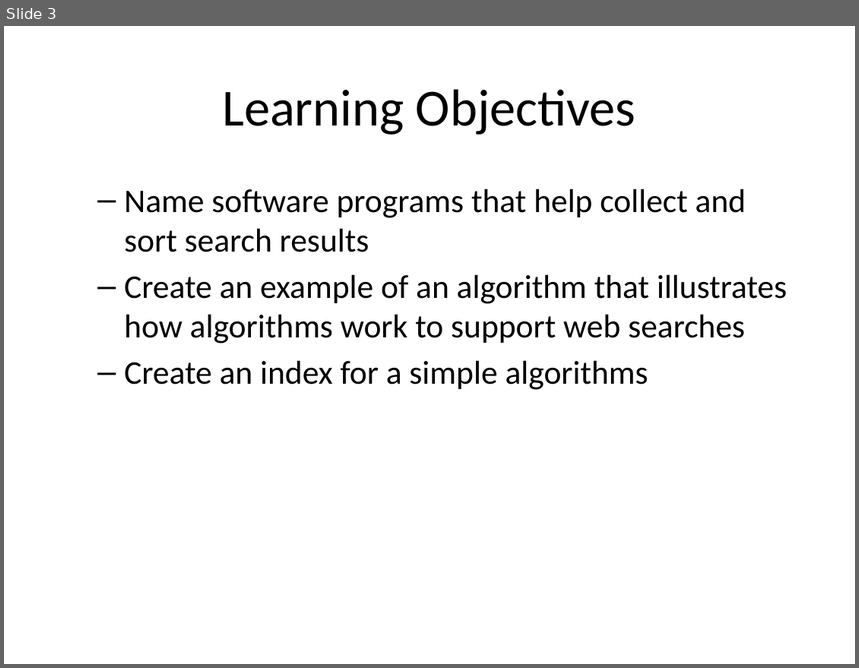
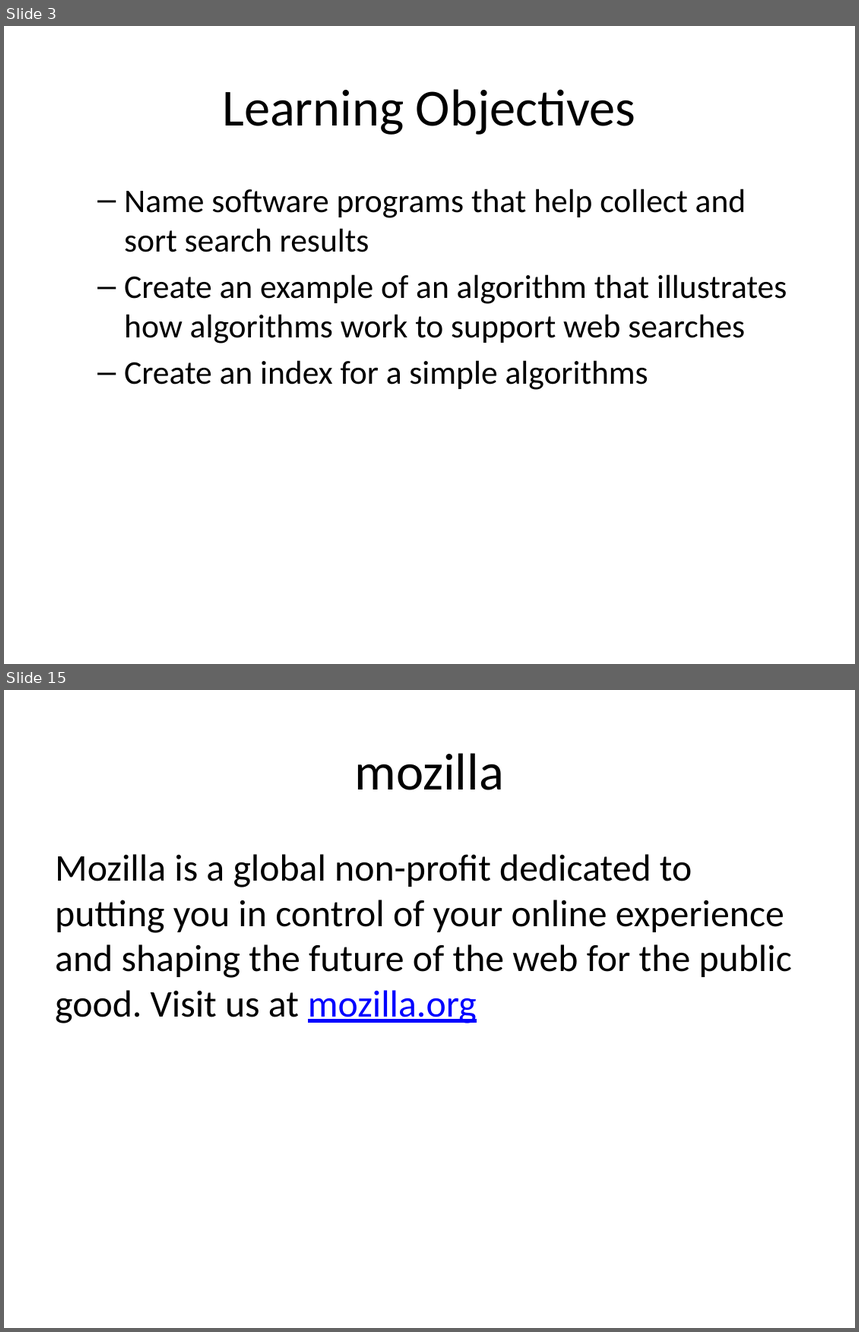
Before and after one commit to mr-eggleton/web-lit-core, a slide deck: powerpoints/04-search-party.pptx. Shown one above the other, each under a label of ours: slide 3 before the commit, slides 3 and 15 after it; the slides between them are not shown. The pictures are 859x668 and 859x1332 pixels, drawn with LibreOffice and Linux fonts; fonts in the diff are those of the drawing. Boxes give left, top, right and bottom in pixels: in the first picture for what was removed or moved away, otherwise in the second. Text is boxed around its words. In the diff, an @@ line names an element or a change of style, - is before the commit and + after.

```diff
--- a/powerpoints/04-search-party.pptx
+++ b/powerpoints/04-search-party.pptx
@@ slide 15 added at [4, 690, 855, 1328], background #FFFFFF @@
@@ title added at [354, 753, 504, 790], 44 pt, text #000000 @@
+mozilla
@@ text added at [55, 854, 792, 1024], 32 pt, text #000000 @@
+Mozilla is a global non-profit dedicated to putting you in control of your online experience and shaping the future of the web for the public good. Visit us at mozilla.org
```
Also in this commit, not shown: 4 slides changed, 7 other slides added, 1 slide removed, 3 other files.
